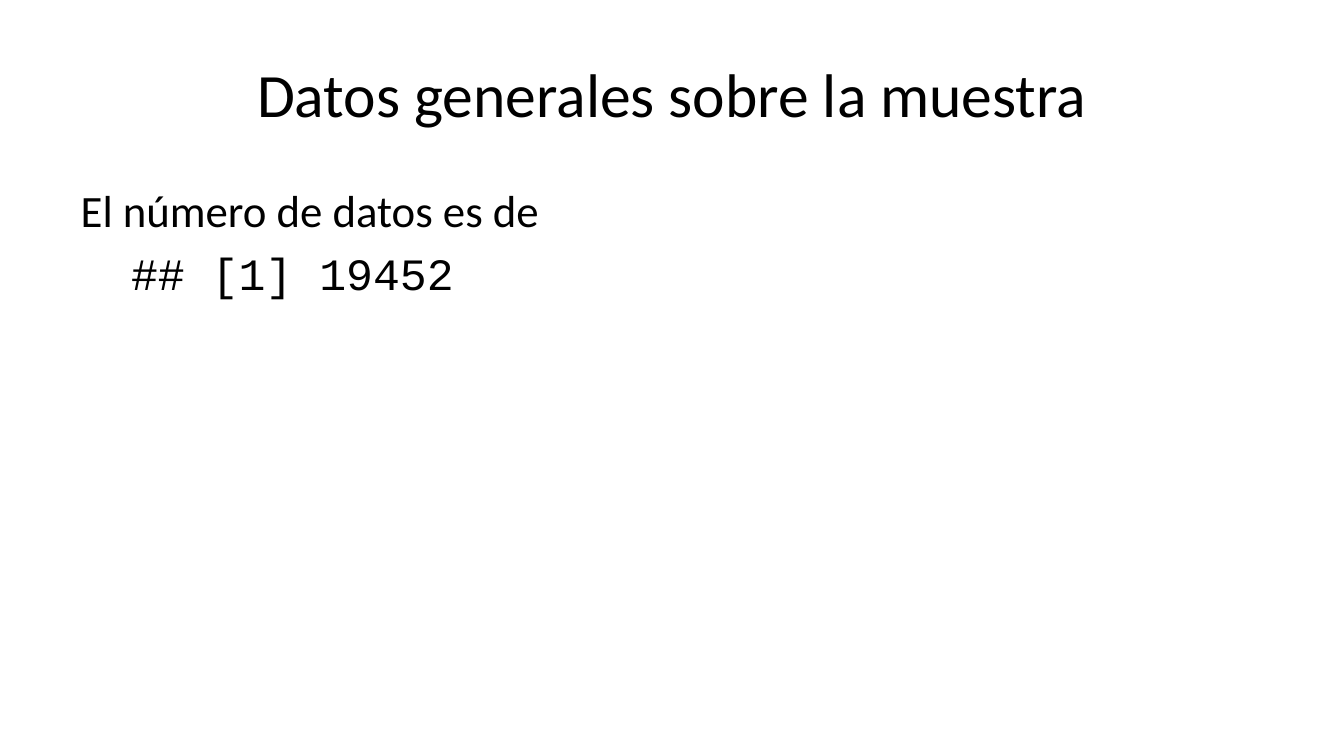
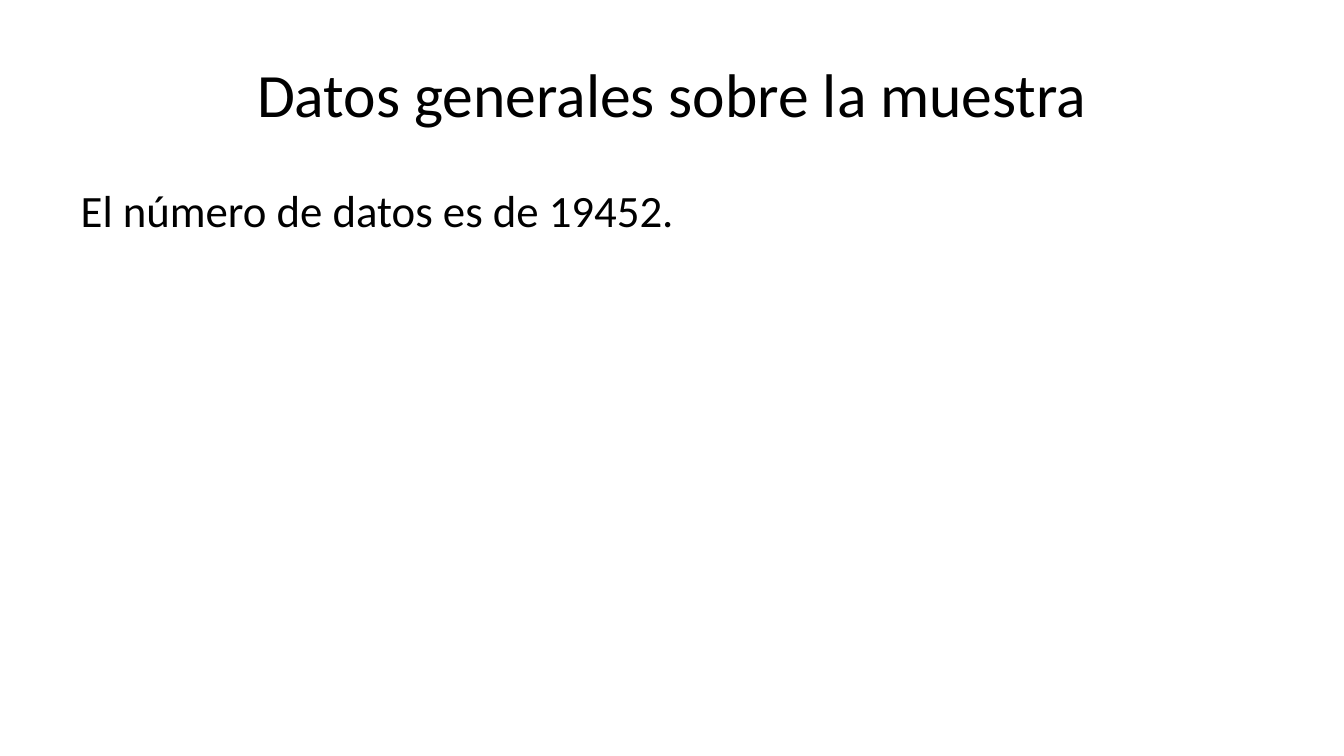
Before and after one commit to RosaliaGimenezBDS/Exit-To, a slide deck: slide 3 of 05_Presentacion/Presentacion_Exit-To.pptx. Drawn at 1344x756 pixels with LibreOffice and Linux fonts; fonts in the diff are those of the drawing. Boxes give left, top, right and bottom in pixels: in the first picture for what was removed or moved away, otherwise in the second. Text is boxed around its words. In the diff, an @@ line names an element or a change of style, - is before the commit and + after.

```diff
--- a/05_Presentacion/Presentacion_Exit-To.pptx
+++ b/05_Presentacion/Presentacion_Exit-To.pptx
@@ text at <box>81,196,674,228</box>: text changed @@
-El número de datos es de
-## [1] 19452
+El número de datos es de 19452.
```
Also in this commit, not shown: 1 other slide changed, 24 other files.
